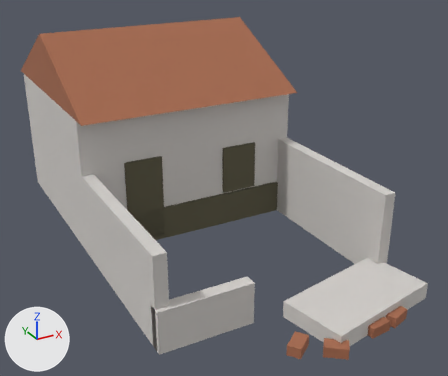
What one commit did to the FBX model entregas/teo-modelado/pueblo-valenciano/CasaPatio/SM_CasaPatio_v4_Derruida_LOD0.fbx.
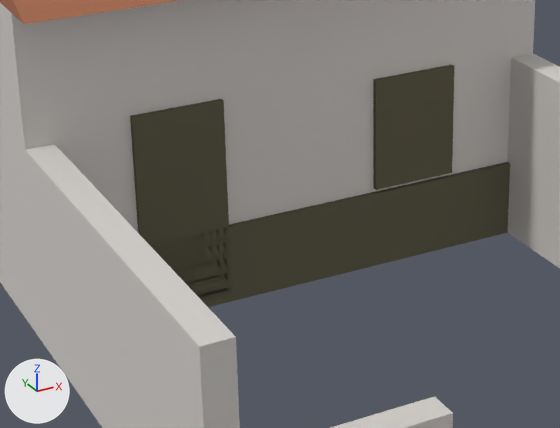
There are two pictures of each version: one whole from a 50 mm lens placed at (-6.76, -13.62, 8.01), pointed at (0.34, -0.71, 1.55), one close up on the part from 16% to 67% of the width and 31% to 77% of the height. The lights are fixed; the arrows at lower left show +X, +Y and +Z. The last two pictures show the newer version. Where no turn or scale is listed for an object, it has been applied to the vertices.

Names of what the first close-up shows: 'SM_pueblo_valenciano_v19_LOD0'.
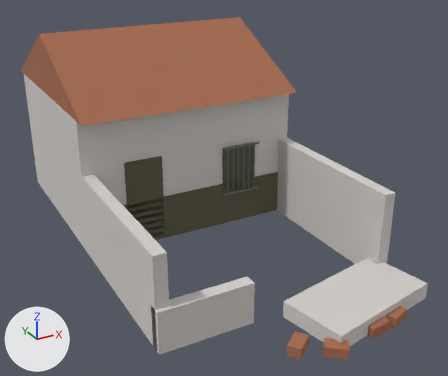
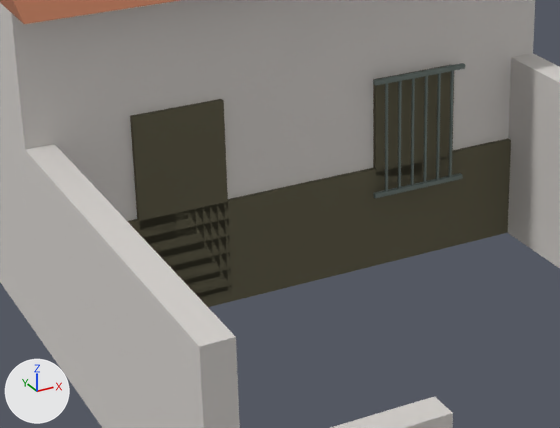
Location of each change, [x1, y1, x2, y2] in pixels of the close-ups (560 x 428 px; the box of a moved part takes in the faces that stretch with it):
part 1 of me_sm_pueblo_valenciano_v19_lod0_001, added: after [373, 173, 463, 198]
part 2 of me_sm_pueblo_valenciano_v19_lod0_001, added: after [373, 63, 465, 86]
part 3 of me_sm_pueblo_valenciano_v19_lod0_001, added: after [385, 83, 388, 191]
part 4 of me_sm_pueblo_valenciano_v19_lod0_001, added: after [398, 81, 402, 188]
part 5 of me_sm_pueblo_valenciano_v19_lod0_001, added: after [411, 78, 415, 185]
part 6 of me_sm_pueblo_valenciano_v19_lod0_001, added: after [423, 76, 428, 183]
part 7 of me_sm_pueblo_valenciano_v19_lod0_001, added: after [436, 73, 441, 180]
part 8 of me_sm_pueblo_valenciano_v19_lod0_001, added: after [449, 71, 454, 177]
part 9 of me_sm_pueblo_valenciano_v19_lod0_001, moved or reshaped: before [151, 162, 510, 307]; after [127, 138, 511, 307]

The change, as a diff of the scene's bpy script:
```diff
--- a/entregas/teo-modelado/pueblo-valenciano/CasaPatio/SM_CasaPatio_v4_Derruida_LOD0.fbx.py
+++ b/entregas/teo-modelado/pueblo-valenciano/CasaPatio/SM_CasaPatio_v4_Derruida_LOD0.fbx.py
@@ me_sm_pueblo_valenciano_v19_lod0_001 @@
 # used by ob_sm_pueblo_valenciano_v19_lod0; location = (0.0, 0.0, 0.0)
 # verts and faces of me_sm_pueblo_valenciano_v19_lod0_001; kept vertices keep their numbers, new ones are numbered from 108
 # before: 15 (-3.05, 0.21, 0.9) at pixel (39, 269), 17 (-3.05, 0.27, 0.9) at pixel (37, 267), 19 (2.93, 0.21, 0.9), 21 (2.93, 0.27, 0.9)
-me_sm_pueblo_valenciano_v19_lod0_001.from_pydata(...)  # 108 vertices, 83 faces; spans x -3.06..3.06, y -6.17..6.17, z 0.0..5.2
+me_sm_pueblo_valenciano_v19_lod0_001.from_pydata(...)  # 172 vertices, 131 faces; spans x -3.06..3.06, y -6.17..6.17, z 0.0..5.2
+# me_sm_pueblo_valenciano_v19_lod0_001 part 1: a new loose piece, a box spanning x 0.765..1.905, y 0.092..0.142, z 0.905..0.955, in mat_mat_paleta32 (picture img_t_paleta32_png)
+# me_sm_pueblo_valenciano_v19_lod0_001 part 2: a new loose piece, a box spanning x 0.765..1.905, y 0.092..0.142, z 2.245..2.295, in mat_mat_paleta32 (picture img_t_paleta32_png)
+# me_sm_pueblo_valenciano_v19_lod0_001 part 3: a new loose piece, a box spanning x 0.906..0.931, y 0.104..0.129, z 0.95..2.25, in mat_mat_paleta32 (picture img_t_paleta32_png)
+# me_sm_pueblo_valenciano_v19_lod0_001 part 4: a new loose piece, a box spanning x 1.073..1.098, y 0.104..0.129, z 0.95..2.25, in mat_mat_paleta32 (picture img_t_paleta32_png)
+# me_sm_pueblo_valenciano_v19_lod0_001 part 5: a new loose piece, a box spanning x 1.24..1.265, y 0.104..0.129, z 0.95..2.25, in mat_mat_paleta32 (picture img_t_paleta32_png)
+# me_sm_pueblo_valenciano_v19_lod0_001 part 6: a new loose piece, a box spanning x 1.406..1.431, y 0.104..0.129, z 0.95..2.25, in mat_mat_paleta32 (picture img_t_paleta32_png)
+# me_sm_pueblo_valenciano_v19_lod0_001 part 7: a new loose piece, a box spanning x 1.573..1.598, y 0.104..0.129, z 0.95..2.25, in mat_mat_paleta32 (picture img_t_paleta32_png)
+# me_sm_pueblo_valenciano_v19_lod0_001 part 8: a new loose piece, a box spanning x 1.74..1.765, y 0.104..0.129, z 0.95..2.25, in mat_mat_paleta32 (picture img_t_paleta32_png)
+# me_sm_pueblo_valenciano_v19_lod0_001 part 9
+for i in [15, 17, 19, 21]: verts[i] += (0.0, 0.0, 0.3)
 me_sm_pueblo_valenciano_v19_lod0_001.materials.append(mat_mat_paleta32)
```
